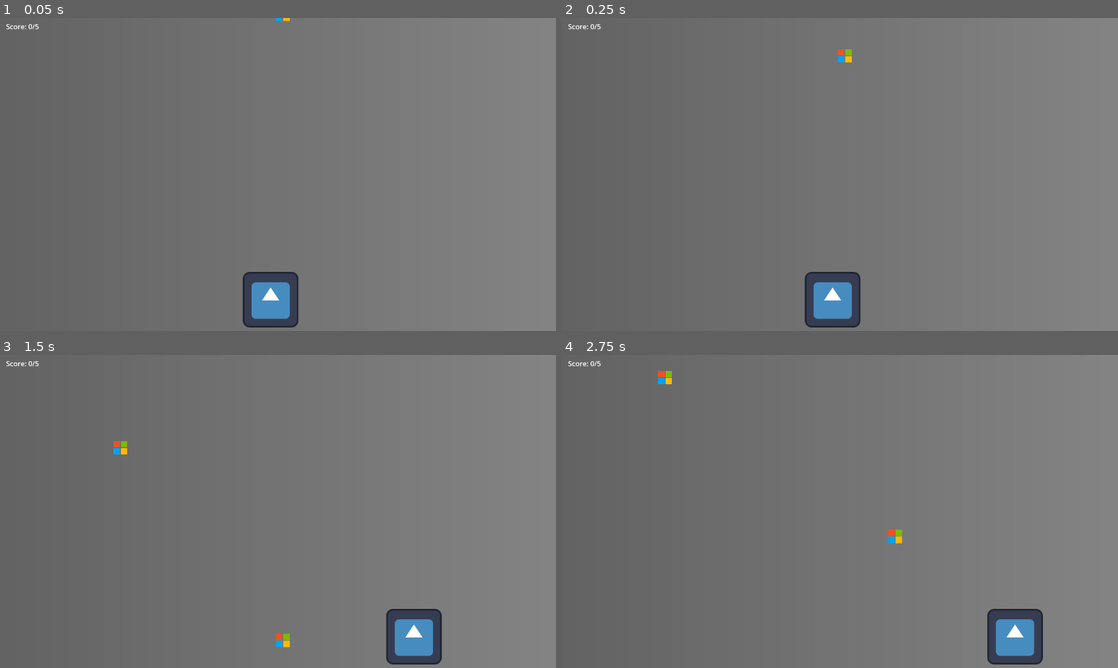
Above: before the commit, frames 1-4 (two rows, left to right).
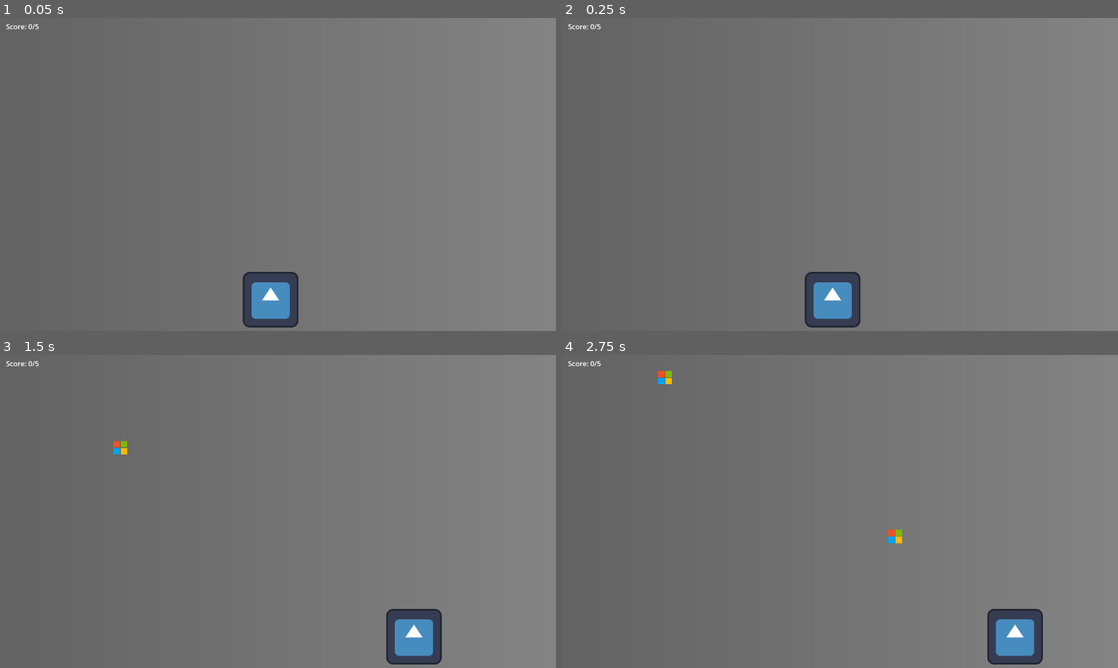
Above: after the commit, the same moments.

Repository: bitstorm-studios/catch_game
Game: Godot game, scene res://scenes/Background.tscn
The game is run twice, just before and just after one commit, with the same random seed, the same clock (stepped at 60 frames per second) and the same inputs. The engine's default icon, where the game draws it, is replaced by a stand-in: a white triangle on a blue panel in a dark square.
Inputs:
- Up to frame 1 (0.05 s): no input
- Up to frame 2 (0.25 s): no input
- Up to frame 3 (1.5 s): hold Right 0.53-1.28 s; hold Left from 1.28 s (still down)
- Up to frame 4 (2.75 s): release Left at 2.03 s; hold Right from 2.03 s (still down)

The runs differ from the first frame. In frame 1, less than 0.1% of the frame differs, in the area x 49-53%, y 0-2%; in frame 2, 0.1%; in frame 3, 0.1%, in the area x 49-53%, y 88-94%; in frame 4, nothing differs.

Commit message:
Funcional

Diff:
--- a/scenes/Background.tscn
+++ b/scenes/Background.tscn
@@ -1,7 +1,6 @@
-[gd_scene load_steps=7 format=3 uid="uid://c62mn2mpm6gs8"]
+[gd_scene load_steps=6 format=3 uid="uid://c62mn2mpm6gs8"]
 
 [ext_resource type="Script" path="res://scripts/Background.gd" id="1_v1lpv"]
-[ext_resource type="PackedScene" uid="uid://bg0qvu2jqipbt" path="res://scenes/Falling_Object.tscn" id="2_p2e56"]
 [ext_resource type="PackedScene" uid="uid://c6oppqtldfxte" path="res://scenes/Player.tscn" id="3_t70lp"]
 [ext_resource type="Script" path="res://scripts/Points.gd" id="4_43nuu"]
 
@@ -20,9 +19,6 @@
 texture = SubResource("GradientTexture2D_3f34w")
 
 [node name="Timer" type="Timer" parent="."]
-
-[node name="FallingObject" parent="." instance=ExtResource("2_p2e56")]
-position = Vector2(651, -31)
 
 [node name="Player" parent="." instance=ExtResource("3_t70lp")]
 position = Vector2(623, 70)
@@ -44,4 +40,3 @@
 vertical_alignment = 1
 
 [connection signal="timeout" from="Timer" to="." method="_on_timer_timeout"]
-[connection signal="add_points" from="FallingObject" to="HUD" method="_on_falling_object_add_points"]
--- a/scenes/Falling_Object.tscn
+++ b/scenes/Falling_Object.tscn
@@ -18,6 +18,5 @@
 
 [node name="VisibleOnScreenNotifier2D" type="VisibleOnScreenNotifier2D" parent="."]
 
-[connection signal="area_entered" from="." to="." method="_on_area_entered"]
 [connection signal="body_entered" from="." to="." method="_on_body_entered"]
 [connection signal="screen_exited" from="VisibleOnScreenNotifier2D" to="." method="_on_visible_on_screen_notifier_2d_screen_exited"]
--- a/scripts/Background.gd
+++ b/scripts/Background.gd
@@ -2,6 +2,7 @@
 
 var obstacle_scene: PackedScene = preload("res://scenes/Falling_Object.tscn")
 var interval = 0.8
+var player_points = 0
 
 func _ready():
 	$Timer.start(interval)
@@ -13,5 +14,13 @@
 	var obstacle_instance = obstacle_scene.instantiate()
 
 	obstacle_instance.position = position_obj
+	obstacle_instance.connect("collect", on_collect)
 
 	add_child(obstacle_instance)
+
+func on_collect():
+	player_points += 1
+	if (player_points == 5):
+		get_tree().quit()
+	print("1")
+	$HUD.show_points(player_points)
--- a/scripts/FallingObject.gd
+++ b/scripts/FallingObject.gd
@@ -1,11 +1,13 @@
 extends Node2D
-signal add_points
+signal collect
+
+var points = 1
 
 func _process(_delta):
 	position.y += randf_range(5, 10)
 
 func _on_body_entered(_body):
-	emit_signal("add_points")
+	emit_signal("collect")
 	queue_free()
 
 
--- a/scripts/Points.gd
+++ b/scripts/Points.gd
@@ -2,11 +2,6 @@
 
 @export var points:int = 0
 
-func add_point():
+func show_points(points):
 	$Score.text = "Score: " + str(points) + "/5"
 	print(points)
-
-func _on_falling_object_add_points():
-	points += 1
-	print("a" + str(points))
-	add_point()
